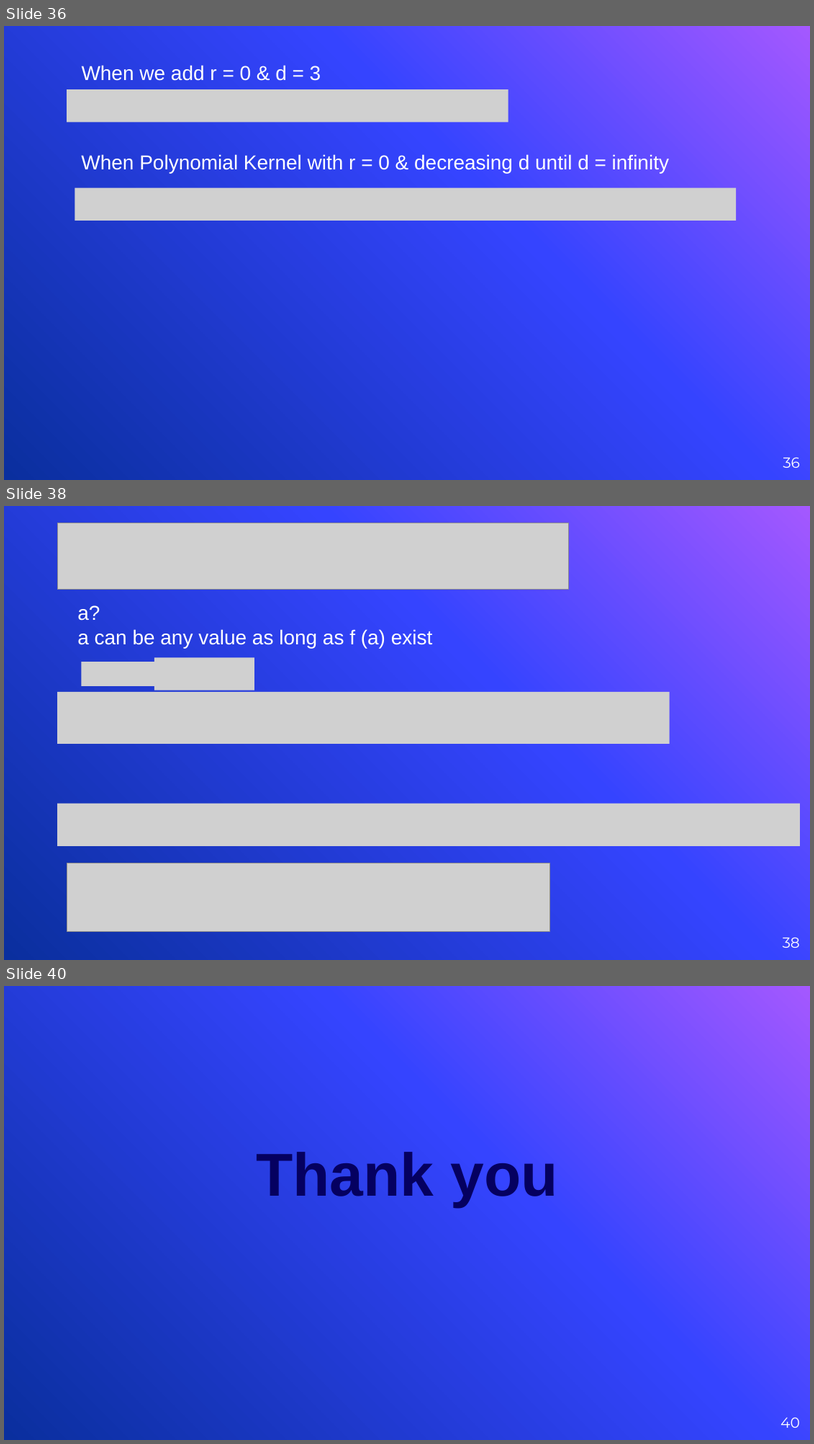
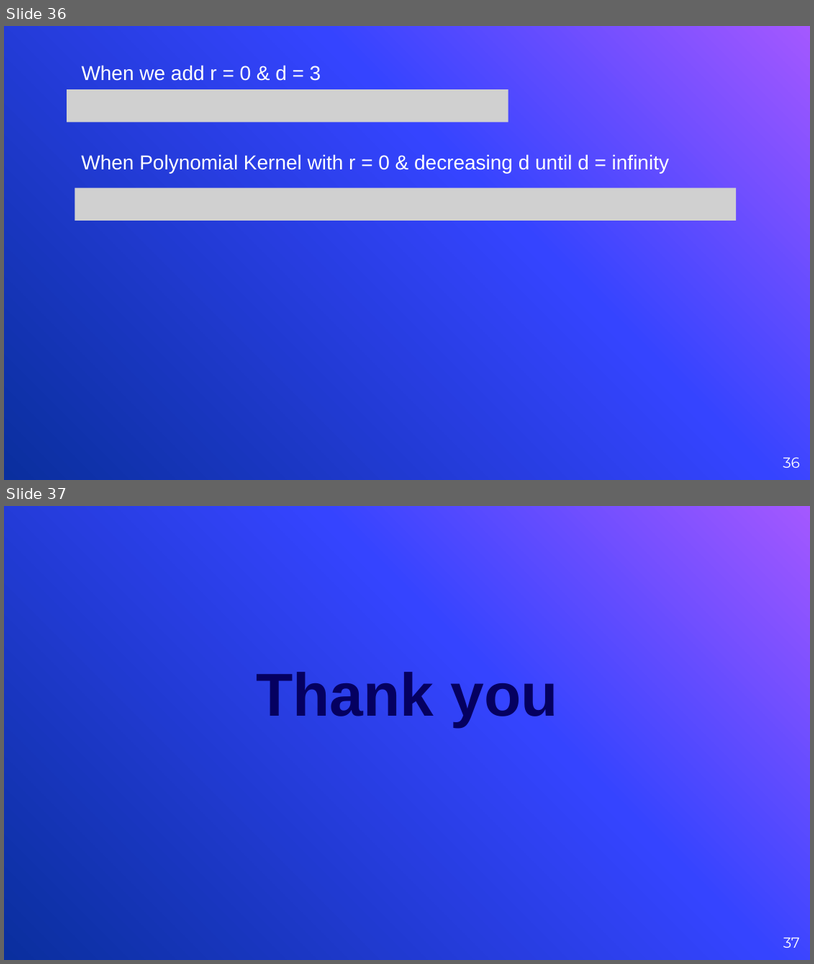
Before and after one commit to lonewolf053/AI-CLUB, a slide deck: Support Vector Machines/svm -final.pptx. Shown one above the other, each under a label of ours: slides 36, 38 and 40 before the commit, slides 36 and 37 after it; the slides between them are not shown. The pictures are 814x1444 and 814x964 pixels, drawn with LibreOffice and Linux fonts; fonts in the diff are those of the drawing; grey boxes stand for pictures. Boxes give left, top, right and bottom in pixels: in the first picture for what was removed or moved away, otherwise in the second. Text is boxed around its words. In the diff, an @@ line names an element or a change of style, - is before the commit and + after.

```diff
--- a/Support Vector Machines/svm -final.pptx
+++ b/Support Vector Machines/svm -final.pptx
@@ slide 38 removed at (4, 506, 810, 960), background gradient #A458FF to #3544FF to #0A2F9E @@
@@ picture removed at (57, 523, 568, 589) @@
@@ text removed at (77, 605, 433, 648) @@
-a?
-a can be any value as long as f (a) exist
@@ picture removed at (82, 662, 154, 686) @@
@@ picture removed at (154, 658, 254, 690) @@
@@ picture removed at (57, 692, 669, 743) @@
@@ picture removed at (57, 803, 800, 846) @@
@@ picture removed at (67, 862, 550, 931) @@
@@ page number removed at (783, 937, 800, 947) @@
-38
@@ what was slide 40 is now slide 37 @@
@@ page number at (784, 937, 800, 947): text changed @@
-40
+37
```
Also in this commit, not shown: 1 slide changed, 2 other slides removed.
